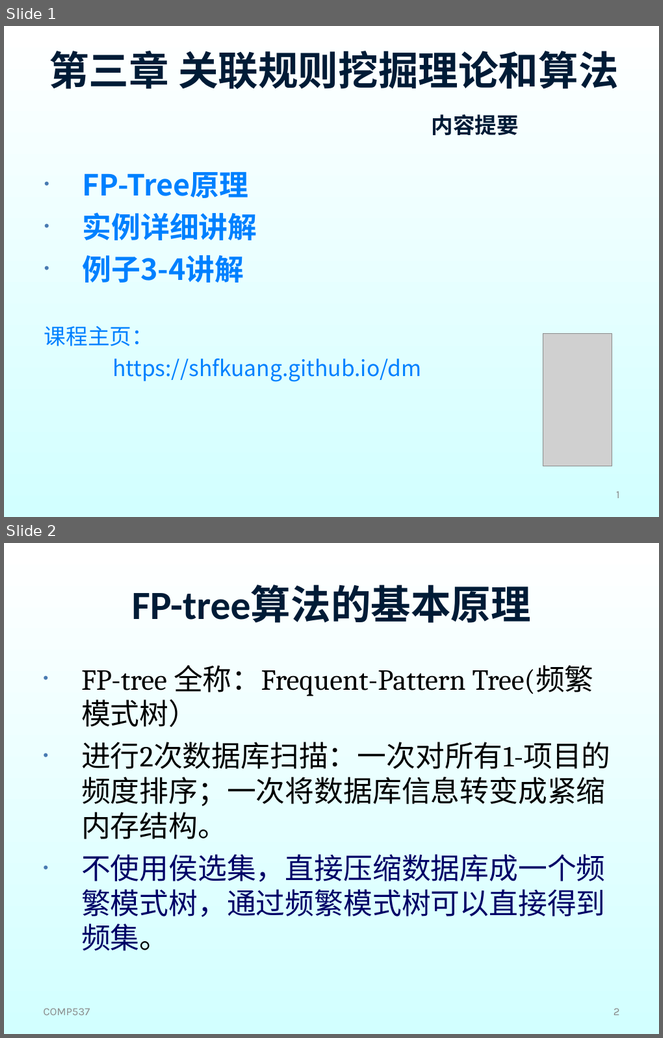
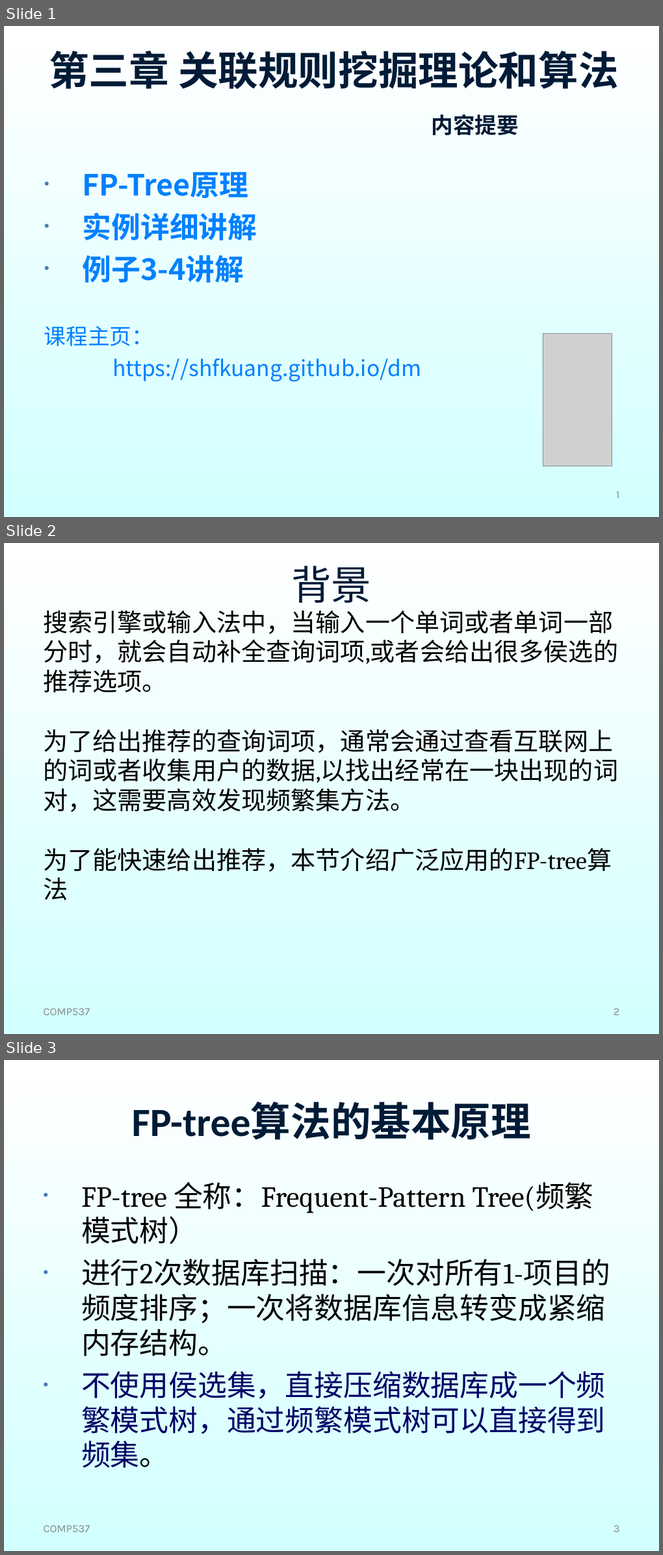
Before and after one commit to shfkuang/shfkuang.github.io, a slide deck: dm/ch3.3.ppt. Shown one above the other, each under a label of ours: slides 1 and 2 before the commit, slides 1, 2 and 3 after it. The pictures are 663x1038 and 663x1555 pixels, drawn with LibreOffice and Linux fonts; fonts in the diff are those of the drawing; grey boxes stand for pictures; background and template pictures are left out. Boxes give left, top, right and bottom in pixels: in the first picture for what was removed or moved away, otherwise in the second. Text is boxed around its words. In the diff, an @@ line names an element or a change of style, - is before the commit and + after.

```diff
--- a/dm/ch3.3.ppt
+++ b/dm/ch3.3.ppt
@@ slide 2 added at bbox=[4, 543, 659, 1034], background gradient #FFFFFF to #D2FFFF @@
@@ title added at bbox=[291, 566, 371, 603], 44 pt, text #001B36 @@
+背景
@@ text added at bbox=[43, 611, 618, 872], 27.2 pt, text #000000 @@
+搜索引擎或输入法中，当输入一个单词或者单词一部分时，就会自动补全查询词项,或者会给出很多侯选的推荐选项。
+为了给出推荐的查询词项，通常会通过查看互联网上的词或者收集用户的数据,以找出经常在一块出现的词对，这需要高效发现频繁集方法。
+为了能快速给出推荐，本节介绍广泛应用的FP-tree算法
@@ text added at bbox=[43, 1008, 90, 1016], 12 pt, text #898989 @@
+COMP537
@@ page number added at bbox=[614, 1008, 620, 1016], 12 pt, text #898989 @@
+2
@@ what was slide 2 is now slide 3 @@
@@ page number at bbox=[614, 1525, 620, 1533]: text changed @@
-2
+3
```
Also in this commit, not shown: 18 slides changed, 2 other files.
